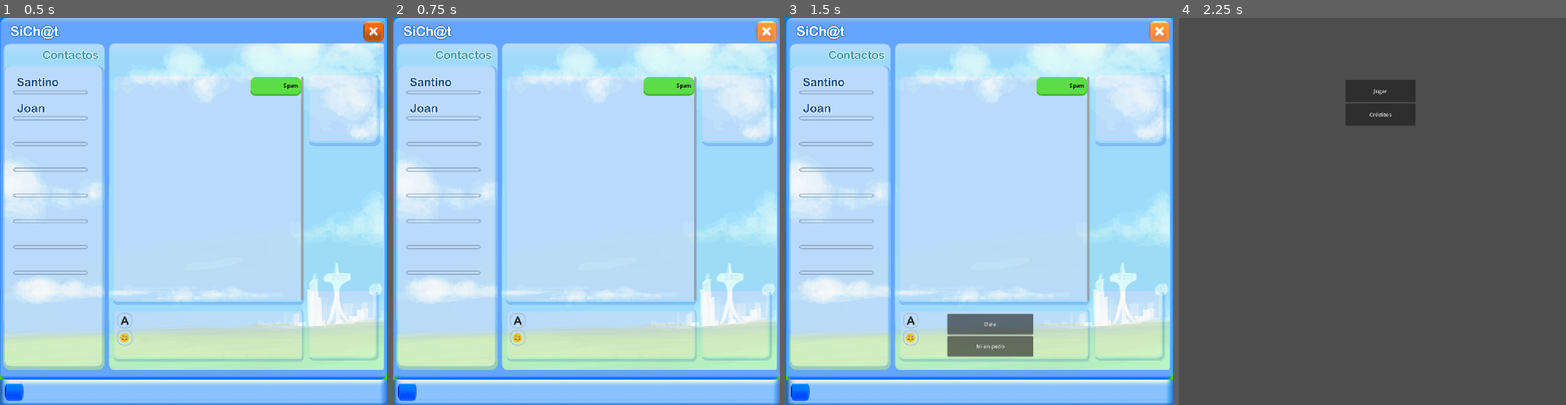
Above: before the commit, frames 1-4 (left to right).
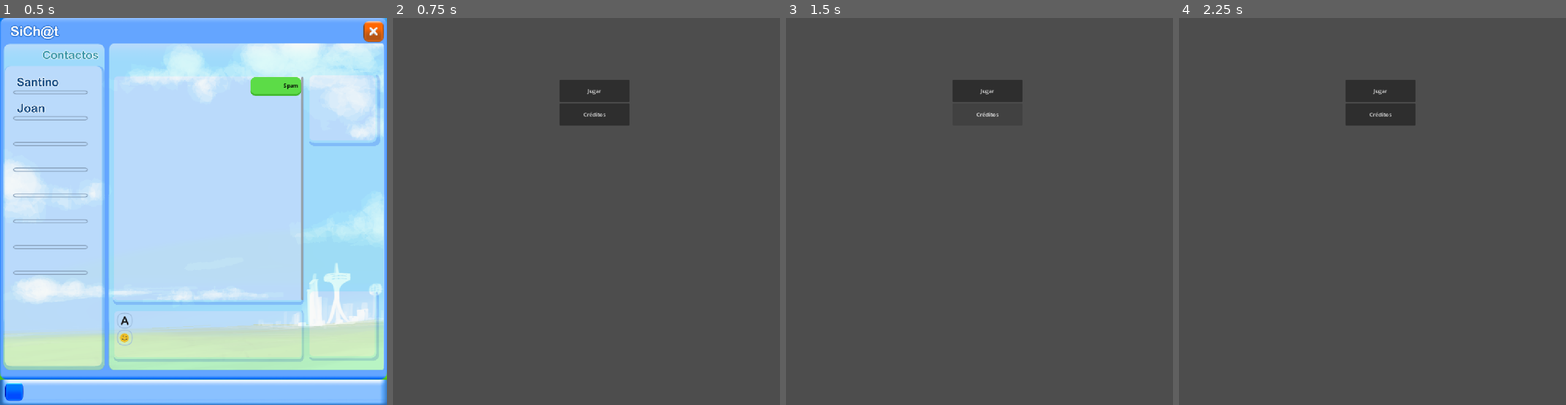
Above: after the commit, the same moments.

Repository: ParmindSane/WGJ2026
Game: Godot game, scene res://chatApp/chat.tscn
Same seed, same stepped clock (60 frames per second), same inputs: the game is played once before the commit and once after it.
Inputs (mouse positions are in pixels of both pictures, inside the frame that each line leads up to; where the layout moved, square brackets give the same spot in the first picture):
- Up to frame 1 (0.5 s): no input
- Up to frame 2 (0.75 s): click (768, 29) at 0.5 s
- Up to frame 3 (1.5 s): click (987, 114) [1161, 29] at 1.25 s
- Up to frame 4 (2.25 s): click (1384, 323) at 2 s, where only the run before the commit has a clickable "Dale"

Frame 1 is identical in both runs. In frame 2, 100% of the frame differs, in the area x 0-100%, y 0-100%; in frame 3, 100%; in frame 4, nothing differs.

Commit message:
botón salir

Diff:
--- a/chatApp/chat.tscn
+++ b/chatApp/chat.tscn
@@ -146,3 +146,4 @@
 scale = Vector2(1.2307695, 1.2307695)
 texture_normal = ExtResource("7_j22gf")
 texture_hover = ExtResource("8_auibd")
+metadata/buttSalir = true
--- a/menu/sonidoBotones.gd
+++ /dev/null
@@ -1,24 +0,0 @@
-extends Node
-
-@onready var sonido: AudioStreamPlayer = $AudioStreamPlayer
-
-func _ready() -> void:
-	# Conectar los botones que ya están en el árbol de la escena al iniciar
-	connect_buttons(get_tree().root)
-
-	# Escuchar cuando se añadan nuevos nodos en tiempo de ejecución
-	get_tree().node_added.connect(_on_node_added)
-
-func _on_node_added(node: Node) -> void:
-	if node is BaseButton:
-		node.pressed.connect(_play_sound)
-
-func connect_buttons(parent: Node) -> void:
-	for child in parent.get_children():
-		if child is BaseButton:
-			child.pressed.connect(_play_sound)
-		if child.get_child_count() > 0:
-			connect_buttons(child)
-
-func _play_sound() -> void:
-	sonido.play()
--- a/menu/sonido_botones.tscn
+++ /dev/null
@@ -1,10 +0,0 @@
-[gd_scene format=3 uid="uid://j1b7weyp3rsu"]
-
-[ext_resource type="Script" uid="uid://dw033buir24k1" path="res://menu/sonidoBotones.gd" id="1_7sms0"]
-[ext_resource type="AudioStream" uid="uid://be3yd546t1c2b" path="res://chatApp/assets/sonidos/mouseclick.ogg" id="2_1ma32"]
-
-[node name="SonidoBotones" type="Node" unique_id=398906659]
-script = ExtResource("1_7sms0")
-
-[node name="AudioStreamPlayer" type="AudioStreamPlayer" parent="." unique_id=432715558]
-stream = ExtResource("2_1ma32")
--- /dev/null
+++ b/menu/theMaster.gd
@@ -0,0 +1,38 @@
+extends Node
+
+@onready var sonido: AudioStreamPlayer = $AudioStreamPlayer
+
+var menu := preload("res://menu/menu.tscn")
+var final := 0
+
+func _ready() -> void:
+	connect_buttons(get_tree().root)
+	get_tree().node_added.connect(_on_node_added)
+
+func connect_buttons(parent: Node) -> void:
+	for child in parent.get_children():
+		if child is BaseButton:
+			var c: BaseButton = child
+			c.pressed.connect(_play_sound)
+
+			if c.get_meta("buttSalir"):
+				c.pressed.connect(goToScene.bind(menu, 0))
+
+		if child.get_child_count() > 0:
+			connect_buttons(child)
+
+func _on_node_added(node: Node) -> void:
+	if node is BaseButton:
+		node.pressed.connect(_play_sound)
+
+func _play_sound() -> void:
+	sonido.play()
+
+
+func goToScene(_escena: PackedScene, _final: int):
+	final = _final
+
+	if final == 0 && DisplayServer.window_get_mode() != DisplayServer.WINDOW_MODE_WINDOWED:
+		DisplayServer.window_set_mode(DisplayServer.WINDOW_MODE_WINDOWED)
+	else:
+		get_tree().change_scene_to_packed(_escena)
--- /dev/null
+++ b/menu/theMaster.tscn
@@ -0,0 +1,10 @@
+[gd_scene format=3 uid="uid://j1b7weyp3rsu"]
+
+[ext_resource type="Script" uid="uid://dw033buir24k1" path="res://menu/theMaster.gd" id="1_w5juj"]
+[ext_resource type="AudioStream" uid="uid://be3yd546t1c2b" path="res://chatApp/assets/sonidos/mouseclick.ogg" id="2_b72tq"]
+
+[node name="TheMaster" type="Node" unique_id=398906659]
+script = ExtResource("1_w5juj")
+
+[node name="AudioStreamPlayer" type="AudioStreamPlayer" parent="." unique_id=432715558]
+stream = ExtResource("2_b72tq")
--- a/popUps/pop_up.gd
+++ b/popUps/pop_up.gd
@@ -14,7 +14,7 @@
 @export var sonido: AudioStreamPlayer
 
 @onready var R = RandomNumberGenerator.new()
-@onready var selfSize := get_rect().size
+@onready var selfSize := get_rect().size*1.2
 var spawnArea: Vector2
 
 func _ready():
@@ -60,7 +60,7 @@
 func cerrar():
 	var i = butts.find(buttActivo) + 1
 
-	if nivel == 1 && i < R.randi_range(3, butts.size()):
+	if nivel == 1 && i < R.randi_range(2, butts.size()):
 		buttActivo.hide()
 		buttActivo = butts[i]
 		buttActivo.show()
--- a/project.godot
+++ b/project.godot
@@ -23,6 +23,7 @@
 
 window/size/viewport_height=1152
 window/size/mode=2
+window/size/resizable=false
 window/stretch/mode="canvas_items"
 
 [editor]
Renamed: menu/sonidoBotones.gd.uid -> menu/theMaster.gd.uid
